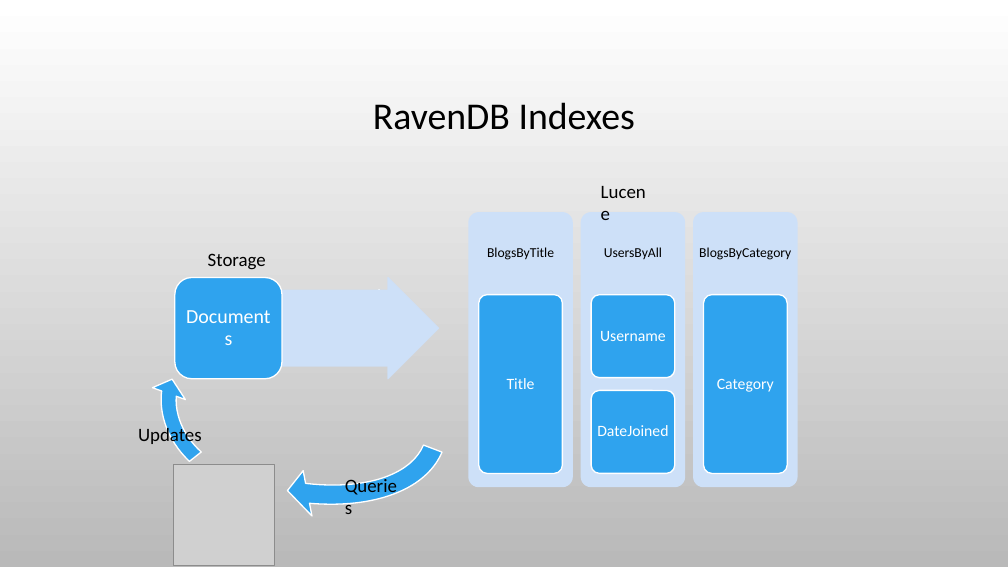
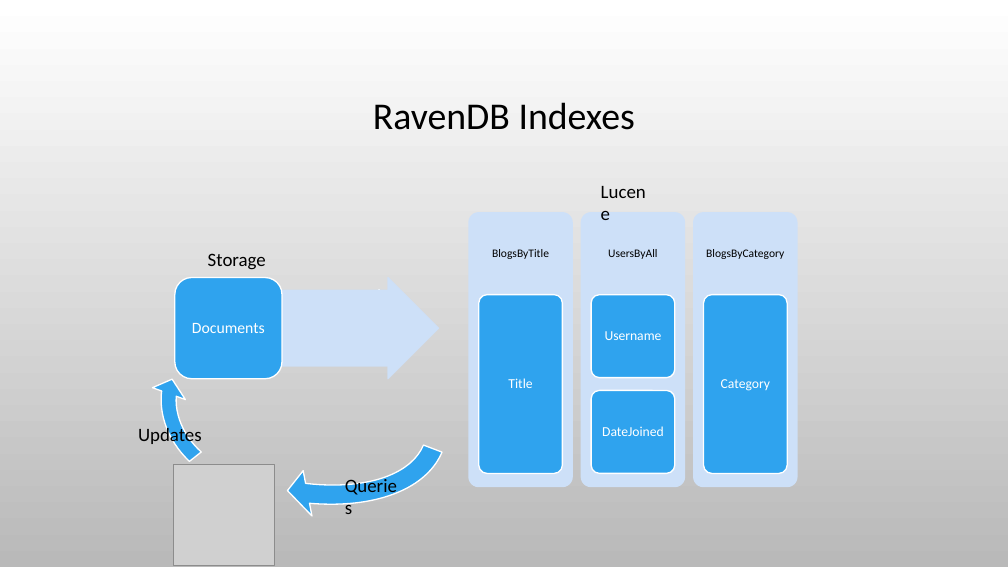
Before and after one commit to myarichuk/SeminarStuff, a slide deck: slide 5 of Presentations/Indexes.pptx. Drawn at 1008x567 pixels with LibreOffice and Linux fonts; fonts in the diff are those of the drawing; grey boxes stand for pictures; background and template pictures are left out. Boxes give left, top, right and bottom in pixels: in the first picture for what was removed or moved away, otherwise in the second. Text is boxed around its words. In the diff, an @@ line names an element or a change of style, - is before the commit and + after.

```diff
--- a/Presentations/Indexes.pptx
+++ b/Presentations/Indexes.pptx
@@ size 13 to 11 pt in 3 elements at [492,249,549,259], [608,249,657,259], [706,249,784,259] @@
@@ text "Documents" at [192,323,265,333]: size 19 to 15 pt; less space between paragraphs @@
@@ size 15 to 13 pt in 4 elements at [508,378,532,388], [605,331,662,340], [602,426,664,436], [721,379,770,391] @@
```
Also in this commit, not shown: 12 other slides changed, 1 slide removed, 12 other files.
